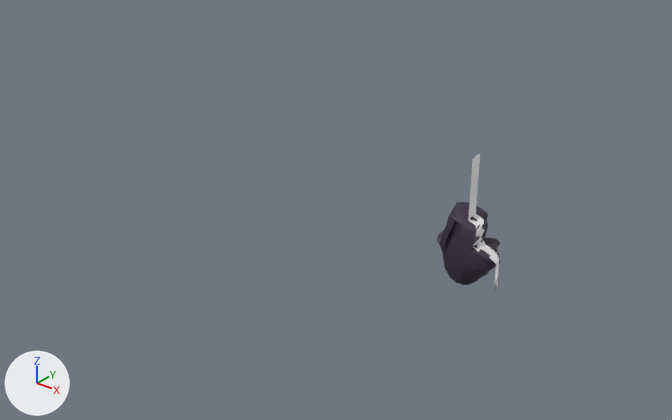
A saved change to the FBX model TeamFishVrij/Assets/Assets/Meshes/Blockout/Rock.fbx.
Both versions are drawn from a 50 mm lens placed at (112.7, -116.7, 74.6), pointed at (3.0, 20.5, -10.4). The lights are fixed; the arrows at lower left show +X, +Y and +Z. Where no turn or scale is listed for an object, it has been applied to the vertices.

In view in the first picture: 'Plane.001', 'rock.008'.
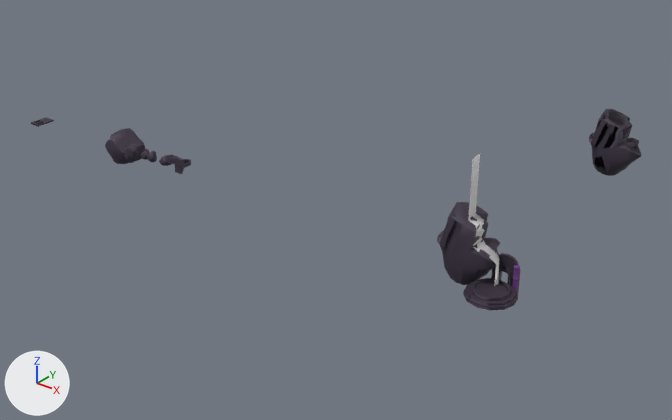
Where the change shows, as pixel boxes (x1, y1, x2, y2) in the pictures (672 x 420 px):
'rock.005', added
    after: (589, 109, 641, 176)
'MC.008', added
    after: (463, 278, 518, 310)
'rock.004', added
    after: (105, 128, 145, 164)
'MC.009', added
    after: (491, 253, 521, 300)
'rock.003', added
    after: (124, 144, 138, 161)
'Plane.002', added
    after: (469, 153, 499, 284)
'rock.001', added
    after: (159, 154, 178, 166)
'Cube.023', added
    after: (512, 265, 520, 292)
'Cube.024', added
    after: (31, 117, 54, 127)
'MC.005', added
    after: (174, 157, 184, 168)
'rock', added
    after: (147, 151, 157, 162)
'MC.004', added
    after: (181, 159, 191, 169)
'rock.002', added
    after: (141, 149, 150, 160)
'Cube.019', added
    after: (175, 167, 184, 174)

Patch to the scene script:
```diff
--- a/TeamFishVrij/Assets/Assets/Meshes/Blockout/Rock.fbx.py
+++ b/TeamFishVrij/Assets/Assets/Meshes/Blockout/Rock.fbx.py
@@ ob_plane_002 @@
+ob_plane_002 = bpy.data.objects.new('Plane.002', me_plane_001)  # 37 vertices, 22 faces; spans x -1.6..3.8, y -1.8..1.7, z -11.0..10.6
+ob_plane_002.location = (50.4, -3.5, 11.1)
@@ ob_mc_005 @@
+ob_mc_005 = bpy.data.objects.new('MC.005', me_cube_027)  # a box spanning x -1.0..1.0, y 0.25..1.0, z -1.0..1.0; in mat_material_003 (dark purple #382f3f)
+ob_mc_005.location = (-22.0, -0.2, 0.3)
@@ ob_rock_003 @@
+ob_rock_003 = bpy.data.objects.new('rock.003', me_rock_003)  # 180 vertices, 178 faces; spans x -2.49..0.97, y -1.52..0.02, z -2.75..1.18; in mat_material_005 (dark purple #382f3f)
+ob_rock_003.location = (-36.5, 1.2, -0.6)
@@ ob_rock @@
+ob_rock = bpy.data.objects.new('rock', me_rock)  # 146 vertices, 144 faces; spans x -1.04..0.97, y -1.51..0.6, z -1.32..1.18; in mat_material_009 (dark purple #382f3f)
+ob_rock.location = (-30.6, 1.2, -0.6)
@@ ob_rock_004 @@
+ob_rock_004 = bpy.data.objects.new('rock.004', me_rock_004)  # 146 vertices, 144 faces; spans x -5.23..4.68, y -5.97..2.2, z -3.84..4.11; in mat_material_001 (dark purple #382f3f)
+ob_rock_004.location = (-42.4, 5.4, -2.2)
@@ ob_cube_019 @@
+ob_cube_019 = bpy.data.objects.new('Cube.019', me_cube_026)  # 38 vertices, 36 faces; spans x -1.01..1.01, y -0.49..0.22, z 0.99..2.25; in mat_material_003 (dark purple #382f3f)
+ob_cube_019.location = (-21.9, 0.5, -2.8)
@@ ob_mc_009 @@
+ob_mc_009 = bpy.data.objects.new('MC.009', me_cube_035)  # 120 vertices, 118 faces; spans x -1.9..2.7, y -0.39..0.55, z -2.92..4.57; in mat_material_002 (dark purple #382f3f)
+ob_mc_009.location = (53.8, -1.4, 1.0)
@@ ob_rock_001 @@
+ob_rock_001 = bpy.data.objects.new('rock.001', me_rock_001)  # 146 vertices, 144 faces; spans x -1.42..0.96, y -1.63..3.14, z -1.32..0.98; in mat_material_008 (dark purple #382f3f)
+ob_rock_001.location = (-26.3, 1.2, -0.4)
@@ ob_cube_024 @@
+ob_cube_024 = bpy.data.objects.new('Cube.024', me_cube_021)  # 528 vertices, 528 faces; spans x -1.43..1.43, y -3.05..1.37, z -0.25..0.25; in mat_material_010 (dark purple #382f3f)
+ob_cube_024.location = (-71.4, 3.0, -2.8)
@@ ob_rock_005 @@
+ob_rock_005 = bpy.data.objects.new('rock.005', me_rock_005)  # 190 vertices, 189 faces; spans x -4.69..5.99, y -3.83..3.87, z -5.97..7.2; in mat_material_012 (dark purple #382f3f)
+ob_rock_005.location = (48.2, 52.7, 5.4)
@@ ob_mc_008 @@
+ob_mc_008 = bpy.data.objects.new('MC.008', me_cube_033)  # 119 vertices, 112 faces; spans x -4.61..3.71, y -12.21..-3.88, z -0.02..1.47; in mat_material_004 (dark purple #382f3f)
+ob_mc_008.location = (54.5, 2.8, 0.0)
@@ ob_cube_023 @@
+ob_cube_023 = bpy.data.objects.new('Cube.023', me_cube_034)  # 170 vertices, 168 faces; spans x -0.52..0.52, y 1.65..2.69, z -0.12..4.4; in mat_material_007 (purple #703b86)
+ob_cube_023.location = (56.2, -3.7, 0.0)
@@ ob_mc_004 @@
+ob_mc_004 = bpy.data.objects.new('MC.004', me_cube_025)  # 36 vertices, 34 faces; spans x -1.4..0.6, y -1.0..2.25, z -0.39..0.39; in mat_material_003 (dark purple #382f3f)
+ob_mc_004.location = (-21.5, 1.0, -0.2)
@@ ob_rock_002 @@
+ob_rock_002 = bpy.data.objects.new('rock.002', me_rock_002)  # 146 vertices, 144 faces; spans x -1.04..0.97, y -1.51..0.02, z -1.32..1.18; in mat_material_006 (dark purple #382f3f)
+ob_rock_002.location = (-32.6, 1.2, -0.6)
```
